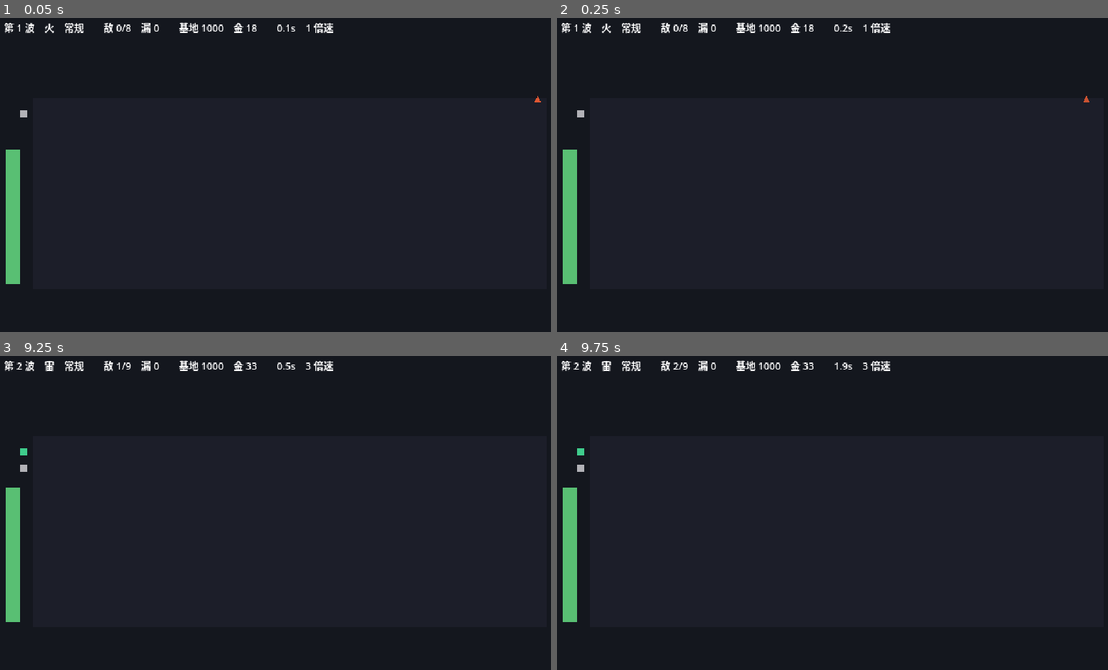
Above: before the commit, frames 1-4 (two rows, left to right).
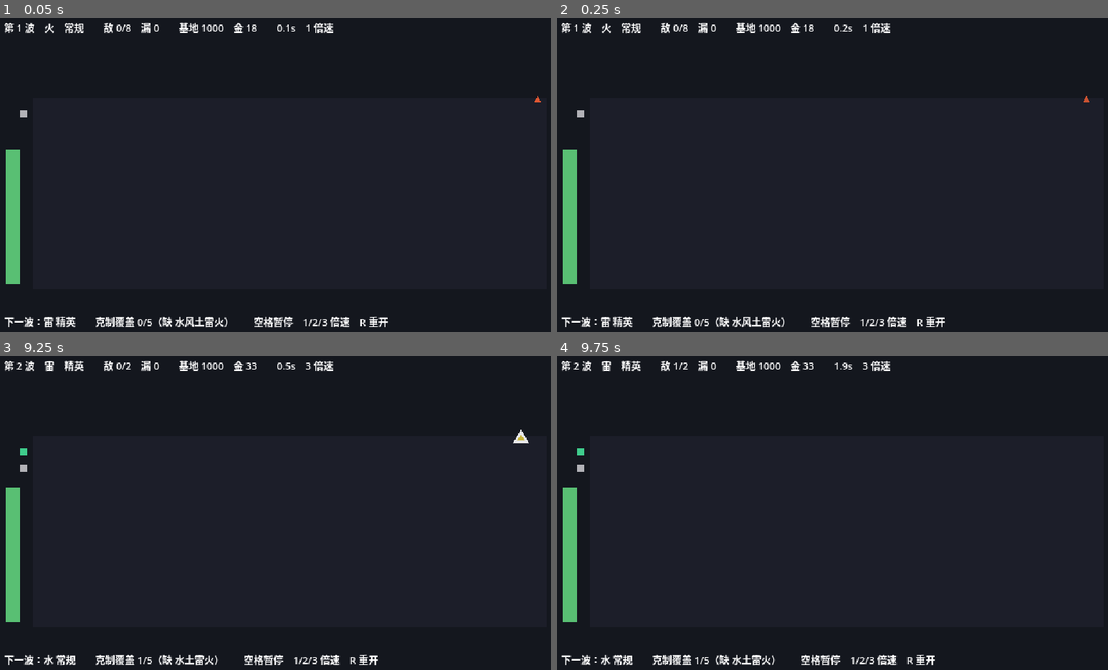
Above: after the commit, the same moments.

Repository: ShinyRuo/PixelBattle
Game: Godot game, scene res://scenes/battle.tscn
Two runs of this game, one before a commit and one after it. Both use one fixed random seed, a clock stepped at 60 frames per second and the inputs below.
Inputs (mouse positions are in pixels of both pictures, inside the frame that each line leads up to):
- Up to frame 1 (0.05 s): no input
- Up to frame 2 (0.25 s): no input
- Up to frame 3 (9.25 s): tap Enter (ui_accept) at 0.5, 0.77, 1.25, 2, 2.75, 3.5, 3.77, 4.25, 6.77 s; move the mouse to (407, 497) at 0.52 s; hold Right (ui_right) 0.53-1.25 s; tap Q at 0.6, 8.1 s; click (407, 497) at 0.67 s; drag from (170, 531) to (253, 578) at 1.27 s; move the mouse to (341, 443) at 2.02 s; hold Right (ui_right) 2.03-2.75 s; hold Shift 2.03-2.75 s; drag from (253, 578) to (110, 465) at 2.77 s; move the mouse to (457, 563) at 3.52 s; hold Left (ui_left) 3.53-4.25 s; tap Keypad Enter at 3.6 s; drag from (110, 465) to (198, 434) at 4.27 s; move the mouse to (314, 516) at 5.02 s; hold Down (ui_down) 5.03-5.75 s; tap 1 at 5.1 s; click (314, 516) at 5.17 s; drag from (198, 434) to (170, 531) at 5.77 s; move the mouse to (407, 497) at 6.52 s; hold Up (ui_up) 6.53-7.25 s; tap 3 at 6.6 s; drag from (170, 531) to (253, 578) at 7.27 s; move the mouse to (341, 443) at 8.02 s; hold Down (ui_down) 8.03-8.75 s; drag from (253, 578) to (110, 465) at 8.77 s
- Up to frame 4 (9.75 s): move the mouse to (1014, 563) at 9.52 s; hold Up (ui_up) from 9.53 s (still down); hold Shift from 9.53 s (still down); click (1014, 563) at 9.67 s

The runs differ from the first frame. In frame 1, 1.1% of the frame differs, in the area x 0-71%, y 94-99%; in frame 2, 1.1%; in frame 3, 1.2%, in the area x 0-96%, y 1-99%; in frame 4, 1.1%.

Commit message:
feat: M0-c 信息层 —— 下一波预告、克制覆盖度、可克制高亮
§03 称这是本案投入产出比最高的一处改进：原版的克制关系要点开技能说明
才看得到，玩家全靠背。现在全部摆在 HUD 上。

## 先解决一个实现障碍：波次生成改成纯函数

§04 要求「波型在准备阶段提前公示」。但波型原本是从 quest 流顺序掷的 ——
预告第 n+1 波就得先把它掷出来，而那会改变后续所有随机数的次序，
于是「玩家看没看预告」会影响后面抽到什么卡。

新增 PBRngStreams.wave_rng(n)：种子由 (基准种子, 波次) 派生，每次返回
全新实例。波次生成因此是纯函数，预告任意波次零副作用，存档里也不需要
记「第几波的波型已经掷过了」。

批量回归确认无漂移（400 局，均值）：
  均衡 30.5→30.6 ｜ 不换人 28.0→28.1 ｜ 纯物理 20.1→19.9

## HUD

- 顶部：当前波次 / 属性 / 波型 / 击杀 / 漏怪 / 基地 / 金币 / 时长 / 倍速
- 底部：**下一波属性 + 波型**、**克制覆盖 x/5（缺哪几系）**、操作提示

覆盖度算的是「未来一个轮转周期里，哪几波你没有克星」，
对应 §03 的「当前阵容对下一波的克制覆盖：2/5，风系空缺」。
新增 PBRunState.can_counter / missing_counters。

## §02 第三层视觉编码：可克制的敌人加亮边

前两层（主色调、剪影边数）在 M0-b 已做，这里补上第三层 ——
§02 说这是玩家在战斗中最需要的即时信息。

**亮边只能用纯白。** 初版用淡黄，撞上雷系的黄色本体之后亮边直接消失，
而雷系恰恰是最需要看到「我克得住」的场合之一。任何带色相的亮边都会
和某一系撞车，纯白是唯一对六色都成立的选择。截图验证过。

对象池因此变成两层（本体 + 亮边），节点数是 COUNT_CAP 的两倍，
仍然一次建满、战斗中零新建。

## 验证

截图确认端到端成立：第 1 波是火、玩家只有风系 → 覆盖 1/5、缺水土雷火、
敌人无亮边；第 2 波是雷、风克雷 → 敌人全部带白色亮边。

自检五阶段全绿，89 用例 / 1147 断言。

Diff:
--- a/scenes/battle.tscn
+++ b/scenes/battle.tscn
@@ -39,3 +39,11 @@
 offset_bottom = 25.0
 theme_override_font_sizes/font_size = 11
 text = "准备中"
+
+[node name="Preview" type="Label" parent="HUD"]
+offset_left = 8.0
+offset_top = 334.0
+offset_right = 632.0
+offset_bottom = 354.0
+theme_override_font_sizes/font_size = 11
+text = ""
--- a/src/core/rng/rng_streams.gd
+++ b/src/core/rng/rng_streams.gd
@@ -35,6 +35,21 @@
 	gacha = _make_stream(&"gacha")
 	quest = _make_stream(&"quest")
 	combat = _make_stream(&"combat")
+
+
+## 某一波专属的随机流。**每次调用返回一个全新实例**，种子由基准种子和波次序号派生。
+##
+## 波次生成必须是 `(种子, 波次)` 的纯函数，不能从一条顺序消费的流里取。
+## 理由是 §04 要求「波型在准备阶段提前公示」—— 预告第 n+1 波就得先把它掷出来，
+## 而从顺序流里取的话，这一掷会改变后续所有随机数的次序，
+## 于是「有没有看预告」会影响后面抽到什么卡。那显然不行。
+##
+## 做成纯函数之后，预告任意波次都是零副作用的，
+## 存档里也不需要记「第几波的波型已经掷过了」。
+func wave_rng(wave_index: int) -> RandomNumberGenerator:
+	var rng := RandomNumberGenerator.new()
+	rng.seed = hash("%d/wave/%d" % [base_seed, wave_index])
+	return rng
 
 
 ## 导出三条流的 `state` 供存档。
--- a/src/core/sim/run_sim.gd
+++ b/src/core/sim/run_sim.gd
@@ -54,6 +54,14 @@
 	return state
 
 
+## 构造第 [param wave_index] 波的参数。**零副作用，可以随便调。**
+##
+## §03 要求「下一波属性预告常驻 HUD，提前 1 波显示」，§04 要求波型也一起公示。
+## 靠的就是这个函数不消耗任何顺序随机流 —— 见 [method PBRngStreams.wave_rng]。
+static func preview_wave(wave_index: int, cfg: PBSimConfig, rng: PBRngStreams) -> PBWave:
+	return PBWaveRules.build(wave_index, cfg, rng.wave_rng(wave_index))
+
+
 ## 准备一波：生成敌人、让玩家花钱、选上场名单、决定接不接任务、算出有效 DPS。
 ##
 ## **批量模拟和游戏画面共用这一个入口。** 两边各写一份的话，RNG 的调用次序
@@ -64,7 +72,7 @@
 	state: PBRunState, strategy: PBStrategy, cfg: PBSimConfig, rng: PBRngStreams
 ) -> PBWavePlan:
 	var plan := PBWavePlan.new()
-	plan.wave = PBWaveRules.build(state.wave_index, cfg, rng.quest)
+	plan.wave = preview_wave(state.wave_index, cfg, rng)
 	plan.quest_grade = PBEconomyRules.roll_quest(rng.quest)
 
 	strategy.prepare(state, plan.wave, cfg, rng)
--- a/src/core/sim/run_state.gd
+++ b/src/core/sim/run_state.gd
@@ -115,6 +115,31 @@
 	return 1.0 + cfg.equip_power_per_item * float(usable) / float(slots)
 
 
+## 卡池里有没有能克制 [param wave_element] 的单位。
+##
+## §02 的第三层视觉编码「可被当前阵容克制的敌人加一圈亮边」算的就是这个 ——
+## 那是玩家在战斗中最需要的即时信息。
+func can_counter(wave_element: PBElement.Type) -> bool:
+	var needed := PBElement.counter_of(wave_element)
+	for unit: PBUnit in roster.values():
+		if unit.element == needed:
+			return true
+	return false
+
+
+## 卡池覆盖不了的输出属性 —— 即「未来一个轮转周期里，哪几波你没有克星」。
+##
+## §03 要求准备阶段显示「当前阵容对下一波的克制覆盖：2/5，风系空缺」。
+## 这是原版最大的短板：克制关系要点开技能说明才看得到，玩家全靠背。
+## 自动算出来摆在 HUD 上，是本案投入产出比最高的一处改进。
+func missing_counters() -> Array[int]:
+	var missing: Array[int] = []
+	for wave_element: int in PBWaveRules.WAVE_ELEMENTS:
+		if not can_counter(wave_element as PBElement.Type):
+			missing.append(int(PBElement.counter_of(wave_element as PBElement.Type)))
+	return missing
+
+
 ## 花钱。钱不够返回 false 且不扣款。
 func spend(amount: int) -> bool:
 	if amount < 0 or gold < amount:
--- a/src/view/battle_view.gd
+++ b/src/view/battle_view.gd
@@ -78,6 +78,7 @@
 @onready var _deployed_root: Node2D = $Deployed
 @onready var _base_rect: ColorRect = $Base
 @onready var _info: Label = $HUD/Info
+@onready var _preview: Label = $HUD/Preview
 
 
 func _ready() -> void:
@@ -208,9 +209,45 @@
 
 
 func _sync_visuals() -> void:
-	_pool.sync_enemies(_battle.enemies(), _battle.current_tick(), _cfg.field_length)
+	# §02 的第三层视觉编码：克得住的敌人加一圈亮边。
+	# 这是玩家在战斗中最需要的即时信息 —— 原版要点开技能说明才看得到。
+	var counterable: bool = _state.can_counter(_plan.wave.element)
+	_pool.sync_enemies(_battle.enemies(), _battle.current_tick(), _cfg.field_length, counterable)
 	_sync_base()
 	_sync_info()
+	_sync_preview()
+
+
+## 下一波预告 + 克制覆盖度。§03 称这是本案投入产出比最高的一处改进 ——
+## 原版的克制关系要点开技能说明才看得到，玩家全靠背。
+##
+## 预告零副作用，因为波次生成是 `(种子, 波次)` 的纯函数，
+## 见 [method PBRngStreams.wave_rng]。
+func _sync_preview() -> void:
+	if _run_over:
+		_preview.text = ""
+		return
+	var next := PBRunSim.preview_wave(_state.wave_index + 1, _cfg, _rng)
+	var missing := _state.missing_counters()
+	var covered: int = PBWaveRules.WAVE_ELEMENTS.size() - missing.size()
+
+	var gap_text: String = "已齐"
+	if not missing.is_empty():
+		var names := PackedStringArray()
+		for element: int in missing:
+			names.append(_element_name(element as PBElement.Type))
+		gap_text = "缺 %s" % "".join(names)
+
+	_preview.text = (
+		"下一波：%s %s　　克制覆盖 %d/5（%s）　　%s"
+		% [
+			_element_name(next.element),
+			_shape_name(next.shape),
+			covered,
+			gap_text,
+			"空格暂停　1/2/3 倍速　R 重开",
+		]
+	)
 
 
 ## 基地血量画成一个高度随血量变化的条。
--- a/src/view/enemy_pool.gd
+++ b/src/view/enemy_pool.gd
@@ -50,14 +50,34 @@
 const FIELD_RIGHT: float = 606.0
 const FIELD_LEFT: float = 46.0
 
+## 克制高亮的亮边颜色。
+##
+## **必须对全部六种属性色都有对比度，所以只能用纯白。**
+## 初版用的是淡黄 `(1.0, 0.98, 0.72)`，撞上雷系的黄色本体之后亮边直接消失 ——
+## 而雷系恰恰是玩家最需要看到「我克得住」的场合之一。
+## 任何带色相的亮边都会和某一系撞车，纯白是唯一对六色都成立的选择。
+const RING_COLOR := Color(1.0, 1.0, 1.0, 0.9)
+
+## 亮边比本体大多少。要够大才能在 `640×360` 下看出是一圈边而不是描边毛刺。
+const RING_SCALE: float = 2.1
+
 var _nodes: Array[Polygon2D] = []
+var _rings: Array[Polygon2D] = []
 
 
 func _ready() -> void:
 	# 按上限一次性建满。COUNT_CAP 是逻辑上限，双端一致（§04），
 	# 所以池子大小也不按平台分档。
 	var cfg := PBSimConfig.new()
+	_rings.resize(cfg.count_cap)
 	_nodes.resize(cfg.count_cap)
+	# 亮边先加，才会画在本体后面 —— Godot 的 2D 绘制顺序就是子节点顺序。
+	for i: int in cfg.count_cap:
+		var ring := Polygon2D.new()
+		ring.color = RING_COLOR
+		ring.visible = false
+		add_child(ring)
+		_rings[i] = ring
 	for i: int in cfg.count_cap:
 		var node := Polygon2D.new()
 		node.visible = false
@@ -70,21 +90,31 @@
 ## [param enemies] 是 [method PBBattleSim.enemies] 给的只读数组，
 ## 下标就是 [member PBEnemy.slot] —— 靠它把节点和逻辑敌人对上，
 ## 不用每帧重新匹配。
-func sync_enemies(enemies: Array[PBEnemy], current_tick: int, field_length: float) -> void:
+## [param show_counter_ring] 为真时给敌人加一圈亮边，表示当前阵容克得住它。
+## 整波敌人属性相同（§04），所以这是个整波级别的开关，不用逐个判断。
+func sync_enemies(
+	enemies: Array[PBEnemy], current_tick: int, field_length: float, show_counter_ring: bool = false
+) -> void:
 	for i: int in _nodes.size():
 		var node: Polygon2D = _nodes[i]
+		var ring: Polygon2D = _rings[i]
 		if i >= enemies.size():
 			node.visible = false
+			ring.visible = false
 			continue
 		var enemy: PBEnemy = enemies[i]
 		if not enemy.is_active(current_tick):
 			node.visible = false
+			ring.visible = false
 			continue
 		node.visible = true
 		node.position = _position_of(enemy, field_length)
 		node.color = _color_of(enemy)
 		if node.polygon.is_empty():
 			node.polygon = _shape_for(enemy.element)
+			ring.polygon = _shape_for(enemy.element, RING_SCALE)
+		ring.visible = show_counter_ring
+		ring.position = node.position
 
 
 ## 敌人在屏幕上的位置。x 由推进进度决定，y 按槽位散开。
@@ -108,12 +138,12 @@
 	return base.lerp(Color(0.15, 0.15, 0.15), (1.0 - health) * 0.6)
 
 
-## 生成某一系的多边形剪影。
-func _shape_for(element: PBElement.Type) -> PackedVector2Array:
+## 生成某一系的多边形剪影。[param scale] 用来做比本体大一圈的亮边。
+func _shape_for(element: PBElement.Type, scale: float = 1.0) -> PackedVector2Array:
 	var sides: int = ELEMENT_SIDES.get(element, 6)
 	var points := PackedVector2Array()
 	for i: int in sides:
 		# -PI/2 让第一个顶点朝上，剪影的朝向才稳定。
 		var angle: float = -PI / 2.0 + TAU * float(i) / float(sides)
-		points.append(Vector2(cos(angle), sin(angle)) * ENEMY_RADIUS)
+		points.append(Vector2(cos(angle), sin(angle)) * ENEMY_RADIUS * scale)
 	return points
--- a/tests/test_battle_view.gd
+++ b/tests/test_battle_view.gd
@@ -46,10 +46,14 @@
 
 func test_enemy_pool_is_preallocated_and_never_grows() -> void:
 	# §14 要求战斗中零新建节点。池子在 _ready 一次建满，之后只改 visible。
+	#
+	# 每个槽位是两层：本体 + 克制亮边（§02 的第三层视觉编码），
+	# 所以节点数是 COUNT_CAP 的两倍。**「永不增长」才是这条测试的真意** ——
+	# 战斗中冒出新节点就说明有人在热路径上 .new() 了。
 	var root := _spawn_battle()
 	var pool := root.get_node("Enemies")
 	var count_at_start: int = pool.get_child_count()
-	assert_eq(count_at_start, PBSimConfig.new().count_cap, "池子大小应等于 COUNT_CAP")
+	assert_eq(count_at_start, PBSimConfig.new().count_cap * 2, "池子应按 COUNT_CAP 建满两层")
 	await wait_physics_frames(60)
 	assert_eq(pool.get_child_count(), count_at_start, "战斗中不该新建任何敌人节点")
 
@@ -96,6 +100,50 @@
 	assert_eq(root._state.base_hp, hp_before, "没漏怪时基地血不该变")
 
 
+func test_wave_preview_has_no_side_effects() -> void:
+	# **§04 要求波型提前公示，这条守着它的实现前提。**
+	#
+	# 波次生成必须是 (种子, 波次) 的纯函数。要是从顺序流里掷，
+	# 「预告了下一波」就会改变后续所有随机数的次序 ——
+	# 于是玩家看不看预告会影响后面抽到什么卡。那显然不行。
+	var cfg := PBSimConfig.new()
+	var rng := PBRngStreams.new(999)
+	var first := PBRunSim.preview_wave(7, cfg, rng)
+	# 中间预告一堆别的波次，然后再看第 7 波
+	for i: int in range(1, 20):
+		PBRunSim.preview_wave(i, cfg, rng)
+	var again := PBRunSim.preview_wave(7, cfg, rng)
+	assert_eq(first.element, again.element, "反复预告不该改变第 7 波的属性")
+	assert_eq(first.shape, again.shape, "反复预告不该改变第 7 波的波型")
+	assert_eq(first.count, again.count, "反复预告不该改变第 7 波的数量")
+
+
+func test_coverage_counts_what_the_roster_can_counter() -> void:
+	# §03：「当前阵容对下一波的克制覆盖：2/5，风系空缺」
+	var state := PBRunState.new()
+	assert_eq(state.missing_counters().size(), 5, "空卡池应该五系全缺")
+
+	# 火克风，所以持有火系就能覆盖「风」那一波。
+	state.add_unit(PBUnit.new(PBElement.Type.FIRE, PBUnit.Rarity.R))
+	assert_eq(state.missing_counters().size(), 4, "有火系之后应该只缺四系")
+	assert_true(state.can_counter(PBElement.Type.WIND), "火克风")
+	assert_false(state.can_counter(PBElement.Type.FIRE), "火不克火")
+
+	for element: int in PBElement.RING:
+		state.add_unit(PBUnit.new(element as PBElement.Type, PBUnit.Rarity.R))
+	assert_eq(state.missing_counters().size(), 0, "五系齐了应该零空缺")
+
+
+func test_physical_units_never_count_as_coverage() -> void:
+	# 物理不参与克制环（§03），堆再多也覆盖不了任何一系。
+	# 这正是「纯物理阵容极限波次 < 五系的 70%」那条验收的由来。
+	var state := PBRunState.new()
+	for variant: int in 2:
+		for rarity: int in 4:
+			state.add_unit(PBUnit.new(PBElement.Type.PHYSICAL, rarity as PBUnit.Rarity, variant))
+	assert_eq(state.missing_counters().size(), 5, "纯物理卡池应该五系全缺")
+
+
 func test_same_seed_reproduces_the_same_wave() -> void:
 	# §12 的确定性延伸到画面：同种子的两局，第一波必须一模一样。
 	var a := _spawn_battle(4242)
